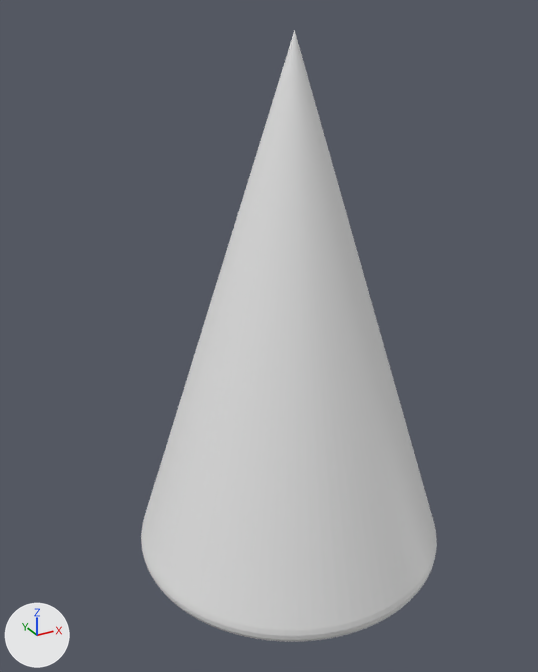
The FBX model Assets/Meshes/cone.fbx: old version first, new version second.
The view is the same before and after, from a 50 mm camera at (-2.06, -3.48, 3.8) aimed at (-0.1, 0.09, 2.02). Every picture has the same lights, and +X, +Y and +Z are marked at lower left. Where no turn or scale is listed for an object, it has been applied to the vertices.
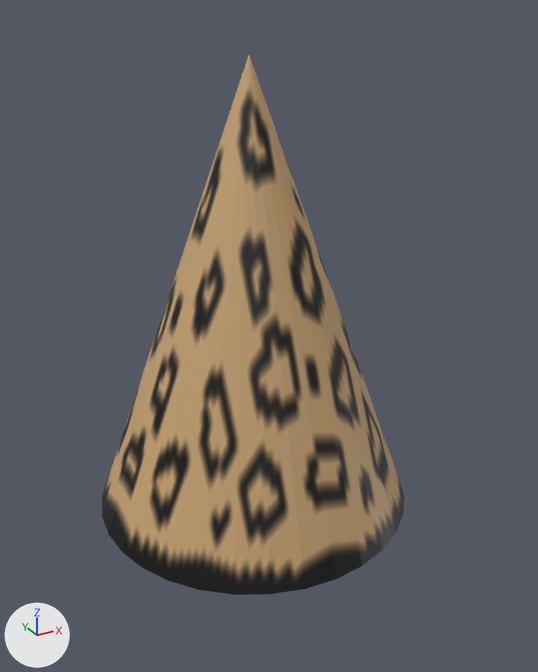
Location of each change, [x1, y1, x2, y2] in pixels of the pictures (538 x 672 px):
'Cone', reshaped, moved (12% shorter): before [141, 30, 437, 642]; after [102, 55, 404, 595]

What changed in the scene script:
```text
Add img_iconic_texture_png:
    img_iconic_texture_png = load_image('iCONic texture.png', '../Textures/Dating Partners/iCONic texture.png', 64, 64, 'sRGB')
Add mat_material_003:
    mat_material_003 = principled_material('Material.003')
    mat_material_003.texture = img_iconic_texture_png
Change me_cone_001:
    used by ob_cone; location = (0.0, 0.0, 2.136)
    remove me_cone_001.from_pydata(...)  # 561 vertices, 561 faces; spans x -0.96..0.96, y -0.96..0.96, z -1.57..1.56
    add me_cone_001.from_pydata(...)  # 33 vertices, 33 faces; spans x -1.0..1.0, y -1.0..1.0, z -1.02..1.7
    me_cone_001 part 1: 561 vertices removed from x -0.96..0.96, y -0.96..0.96, z -1.57..1.56; 33 vertices added at x -1.0..1.0, y -1.0..1.0, z -1.02..1.7, forming a 32-sided cone pointing to +z
    add me_cone_001.materials.append(mat_material_003)  # picture img_iconic_texture_png
Change ob_cone:
    ob_cone.location: (0.0, 0.0, 2.136) -> (-0.135, 0.239, 1.877)
```
